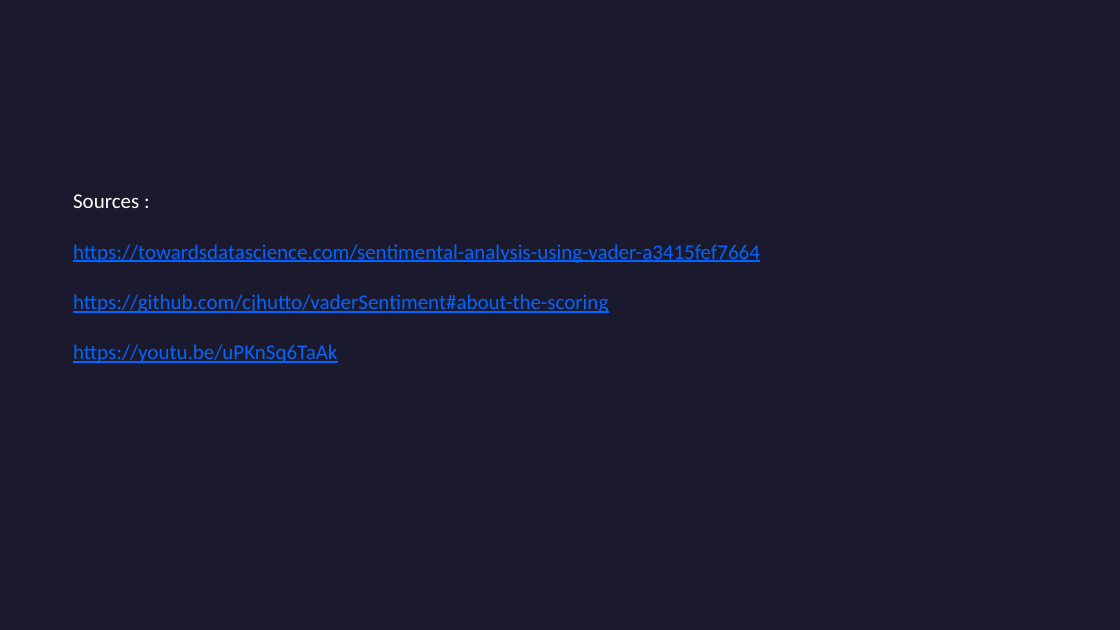
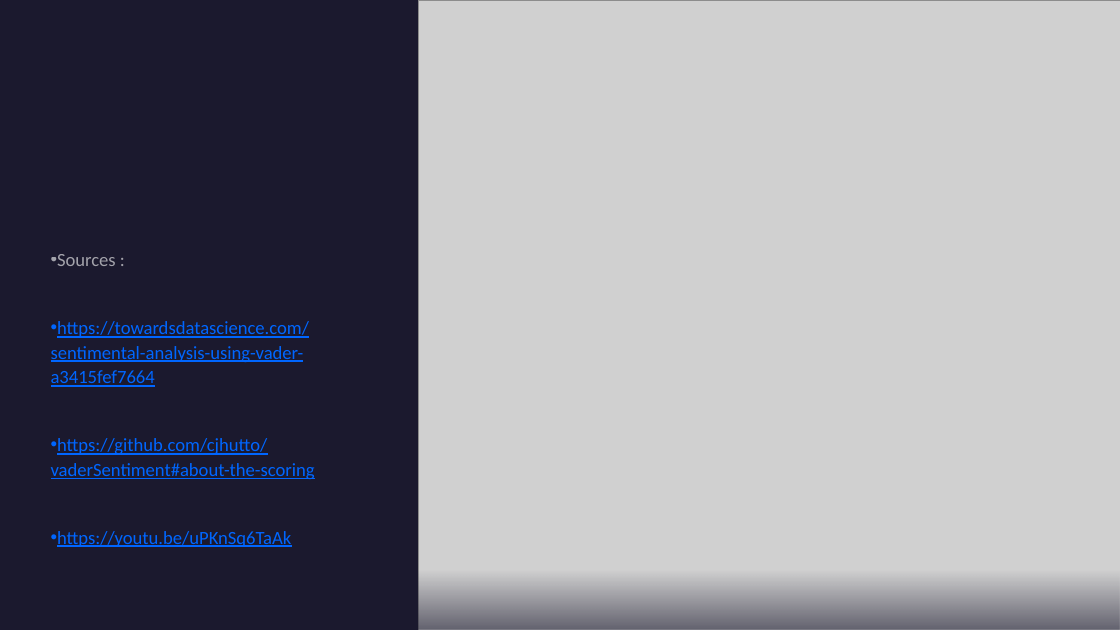
Before and after one commit to Nuthan-hue/Sentiment-Analysis, a slide deck: slide 9 of Documentation/Team 07_Final Project.pptx. Drawn at 1120x630 pixels with LibreOffice and Linux fonts; fonts in the diff are those of the drawing; grey boxes stand for pictures. Boxes give left, top, right and bottom in pixels: in the first picture for what was removed or moved away, otherwise in the second. Text is boxed around its words. In the diff, an @@ line names an element or a change of style, - is before the commit and + after.

```diff
--- a/Documentation/Team 07_Final Project.pptx
+++ b/Documentation/Team 07_Final Project.pptx
@@ rectangle added at [0, 0, 1120, 630], fill #1B192E @@
@@ picture added at [418, 0, 1120, 630] @@
@@ text "Sources :": place and size @@
-text "Sources :" at [73, 194, 760, 363]
+text "Sources :" at [51, 254, 315, 547]
@@ text "Sources :" at [51, 254, 315, 547]: size 18 to 16 pt; text colour #FFFFFF to #FFFFFF at 60% opacity in "Sources :"; bullet none to •; line spacing 1 to 1.1; more space between paragraphs @@
@@ rectangle added at [418, 530, 1120, 630], fill gradient #1B192E @@
```
Also in this commit, not shown: 3 other slides changed, 3 other files.
